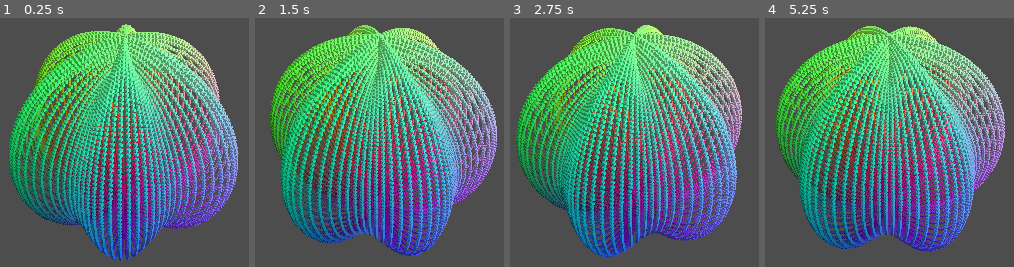
Above: before the commit, frames 1-4 (left to right).
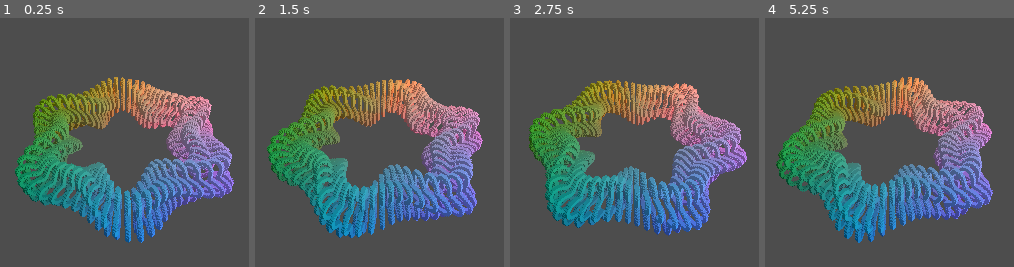
Above: after the commit, the same moments.

Repository: lcrol77/godot-coding-challenges
Game: Godot game, scene res://graph.tscn
Same seed, same stepped clock (60 frames per second), same inputs: the game is played once before the commit and once after it.
Inputs:
- Up to frame 1 (0.25 s): no input
- Up to frame 2 (1.5 s): no input
- Up to frame 3 (2.75 s): no input
- Up to frame 4 (5.25 s): no input

The runs differ from the first frame. In frame 1, 57% of the frame differs, in the area x 3-96%, y 2-98%; in frame 2, 58%; in frame 3, 58%; in frame 4, 58%, in the area x 4-97%, y 3-94%.

Commit message:
added torus and funny spheres

Diff:
--- a/graph/function_library.gd
+++ b/graph/function_library.gd
@@ -1,8 +1,8 @@
 extends Node
 
-enum FunctionName {Wave, MultiWave, Ripple, ScalingSphere, VerticalBandsSphere}
+enum FunctionName {Wave, MultiWave, Ripple, ScalingSphere, VerticalBandsSphere, HorizontalBandsSphere, TwistingSphere, Torus}
 
-var functions: Array[Callable] = [wave, multi_wave, ripple, scaling_sphere,vertical_bands_sphere]
+var functions: Array[Callable] = [wave, multi_wave, ripple, scaling_sphere,vertical_bands_sphere,horiz_bands_sphere, twisting_sphere,torus]
 
 func get_function(func_name: FunctionName) -> Callable:
 	return functions[func_name]
@@ -50,3 +50,31 @@
 	p.y = r * sin(PI * .5 * v)
 	p.z = s * cos(PI*u)
 	return p
+
+func horiz_bands_sphere(u: float, v: float, t: float) -> Vector3:
+	var r = 0.9 + 0.1 *sin(PI* (4 * v + t))
+	var s = r * cos(.5 * PI *v)
+	var p = Vector3()
+	p.x = s * sin(PI * u)
+	p.y = r * sin(PI * .5 * v)
+	p.z = s * cos(PI*u)
+	return p
+
+func twisting_sphere(u: float, v: float, t: float) -> Vector3:
+	var r = 0.9 + 0.1 *sin(PI * (6 * u + 4 * v + t));
+	var s = r * cos(.5 * PI *v)
+	var p = Vector3()
+	p.x = s * sin(PI * u)
+	p.y = r * sin(PI * .5 * v)
+	p.z = s * cos(PI*u)
+	return p
+
+func torus(u: float, v: float, t: float) -> Vector3:
+	var r1 = 0.7 + 0.1 * sin(PI * (6 * u + 0.5 * t));
+	var r2 = 0.15 + 0.05 * sin(PI * (8 * u + 4 * v + 2 * t));
+	var s = r1 + r2 * cos(PI * v)
+	var p = Vector3()
+	p.x = s * sin(PI * u)
+	p.y = r2 * sin(PI  * v)
+	p.z = s * cos(PI*u)
+	return p
--- a/graph/graph.tscn
+++ b/graph/graph.tscn
@@ -18,8 +18,8 @@
 script = ExtResource("1_41hjn")
 point_prefab = ExtResource("2_2637j")
 points_container = NodePath("Points")
-function = 4
-resolution = 100
+function = 7
+resolution = 70
 
 [node name="Camera3D" type="Camera3D" parent="."]
 transform = Transform3D(0.638063, 0.509746, -0.577089, 0, 0.749482, 0.662022, 0.769982, -0.422413, 0.478218, -1.65657, 1.90038, 1.37276)
--- a/graph/project.godot
+++ b/graph/project.godot
@@ -23,8 +23,6 @@
 
 window/size/viewport_width=1920
 window/size/viewport_height=1080
-window/size/window_width_override=960
-window/size/window_height_override=540
 
 [dotnet]
 
